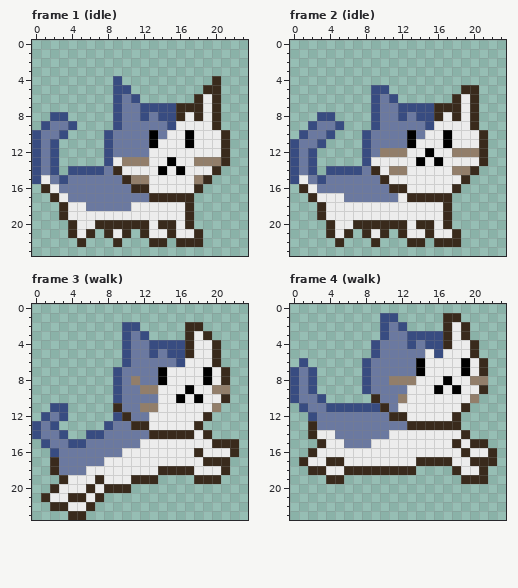
Pixel-art file -- sinkdungeon_resource/OtherTexure/nonplayerase/nonplayer101anim000.aseprite. That is the earlier state.
24x24 pixels, 15 frames. Shown: frame 1 (idle), frame 2 (idle), frame 3 (walk), frame 4 (walk). The commit also changed other frames, which this record leaves out.
After the commit:
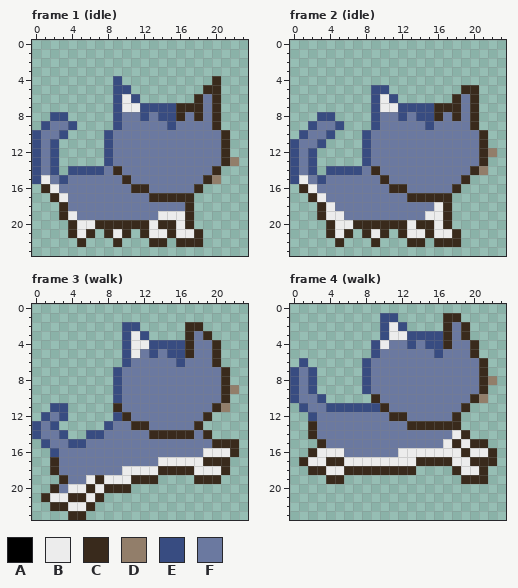
Palette (. is transparent): A #000000  B #ececec  C #392a1c  D #927e6a  E #384c81  F #6b79a0
Changes in this commit:
layer "Layer 2" now hidden
layer "Layer 2 Copy" added
Changed rows in their new state; - is an unchanged pixel.
Frame 1 (idle), layer "Layer 2 Copy":
first column x 4:
 6 ------B--------F---
 7 ------BB-------F---
 8 -------------F-F---
 9 ------------FFFF---
10 ---------F-FFFFFF--
11 ---------FFFFFFFF--
12 ---------FFFFFFFF--
13 -----FFFFFFFFFFFF-D
14 ------FFFFFFFFFF---
15 -------FFFFFFFF-D--
16 ---------FFFFF-----
18 FF-----FFFFFF------
19 -FFFFFFFFF---------
Frame 2 (idle), layer "Layer 2 Copy":
first column x 4:
 6 ------B--------F---
 7 ------BB-------F---
 8 -------------F-F---
 9 ------------FFFF---
10 ---------F-FFFFFF--
11 ---------FFFFFFFF--
12 ------FFFFFFFFFFF-D
13 -----FFFFFFFFFFFF--
14 ------FFFFFFFFFF-D-
15 -------FFFFFFFF----
16 ---------FFFFF-----
17 FF------F----------
18 -FFFFFFFFFFF-------
19 --FFFFFFFFF--------
Frame 3 (walk), layer "Layer 2 Copy":
first column x 3:
 3 --------B------F----
 4 --------BB-----FF---
 5 --------B------FF---
 6 --------------FFF---
 7 -----------FFFFFFF--
 8 --------F--FFFFFFF--
 9 ---------FFFFFFFFFCD
10 -----------FFFFFFF--
11 ---------FFFFFFFFCD-
12 ----------FFFFFF----
13 ----------FFFFF-----
14 ---------------F----
15 ---------FFFFFFFF---
16 -------FFFFFFFFF----
17 -----FFFFFF---------
18 ---FFFF-------------
19 -FF-----------------
20 F-------------------
Frame 4 (walk), layer "Layer 2 Copy":
first column x 3:
 2 --------B------F----
 3 --------BB-----F----
 4 -------B-------FF---
 5 ------------F-FFF---
 6 -----------FFFFFFF--
 7 -----------FFFFFFF--
 8 --------FFFFFFFFFFCD
 9 ----------FFFFFFFF--
10 ---------FFFFFFFFCD-
11 ---------FFFFFFF----
12 ----------FFFFF-----
14 FF------FFFFFFF-----
15 -FF---FFFFFFFF------
16 ---FFFFFF-----------
Boxes around the changes in both pictures, in picture pixels (x1, y1, x2, y2):
changed: (68, 94, 239, 220)
changed: (326, 94, 497, 220)
changed: (59, 331, 239, 493)
changed: (317, 322, 497, 457)
